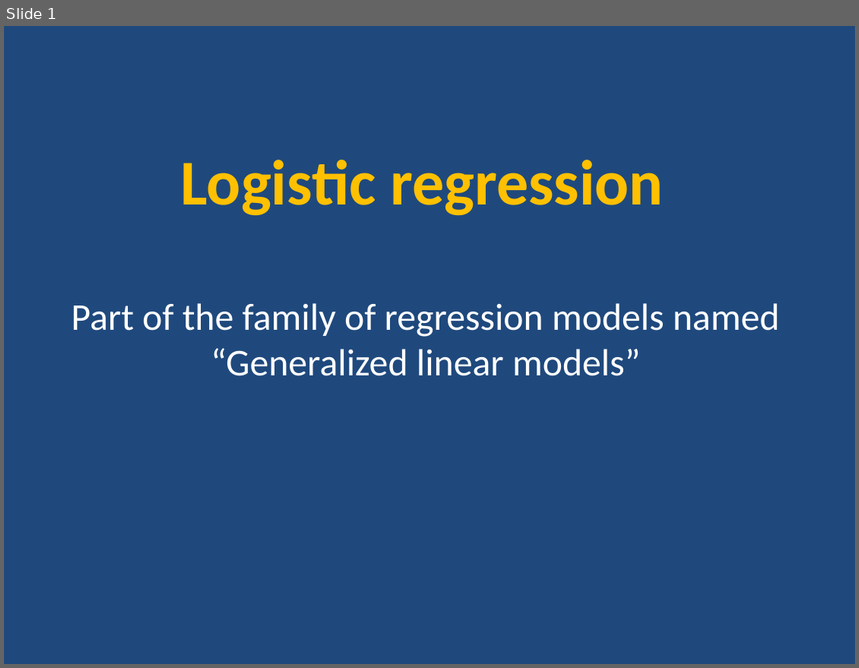
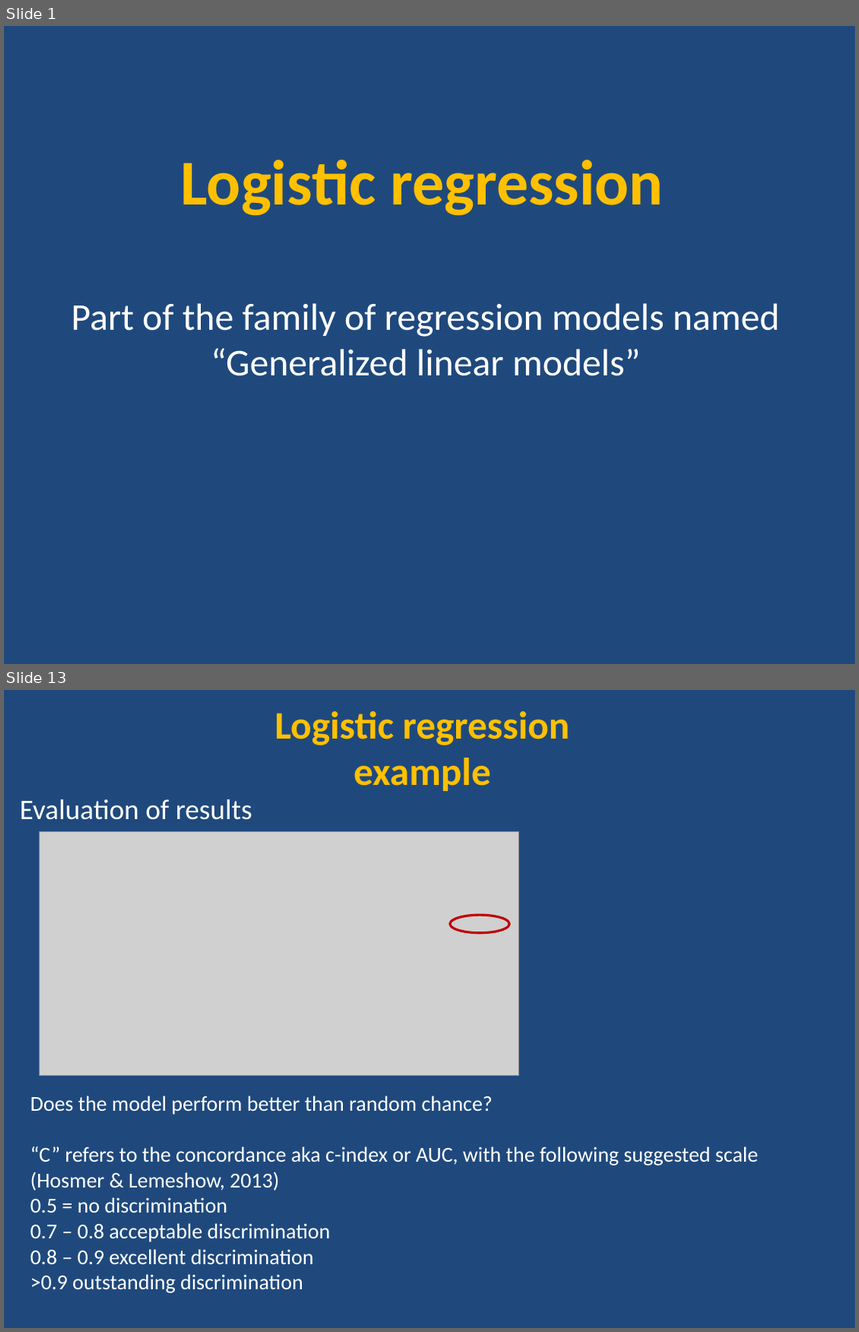
Before and after one commit to ncss-tech/stats_for_soil_survey, a slide deck: presentations/logistic_regression/Logistic.pptx. Shown one above the other, each under a label of ours: slide 1 before the commit, slides 1 and 13 after it; the slides between them are not shown. The pictures are 859x668 and 859x1332 pixels, drawn with LibreOffice and Linux fonts; fonts in the diff are those of the drawing; grey boxes stand for pictures. Boxes give left, top, right and bottom in pixels: in the first picture for what was removed or moved away, otherwise in the second. Text is boxed around its words. In the diff, an @@ line names an element or a change of style, - is before the commit and + after.

Commit message:
updates to logistic

```diff
--- a/presentations/logistic_regression/Logistic.pptx
+++ b/presentations/logistic_regression/Logistic.pptx
@@ slide 13 added at [4,690,855,1328], background #1F497D @@
@@ text added at [275,711,570,791], 33 pt, text #FFC000, bold @@
+Logistic regression
+example
@@ text added at [20,799,253,820], 24 pt, text #FFFFFF @@
+Evaluation of results
@@ picture added at [40,832,519,1076] @@
@@ ellipse added at [450,915,509,932], outline #C00000 2 pt @@
@@ text added at [31,1096,758,1293], 18 pt, text #FFFFFF @@
+Does the model perform better than random chance?
+“C” refers to the concordance aka c-index or AUC, with the following suggested scale (Hosmer & Lemeshow, 2013)
+0.5 = no discrimination
+0.7 – 0.8 acceptable discrimination
+0.8 – 0.9 excellent discrimination
+>0.9 outstanding discrimination
```
Also in this commit, not shown: 17 slides changed, 11 other slides added, 1 other file.
